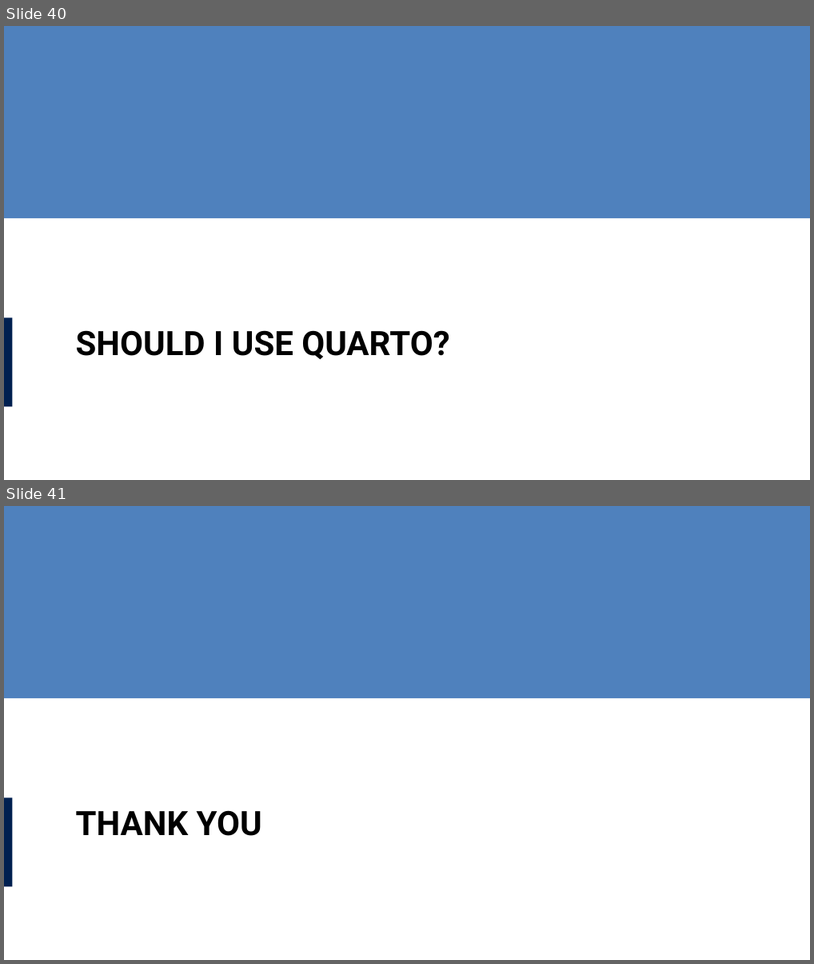
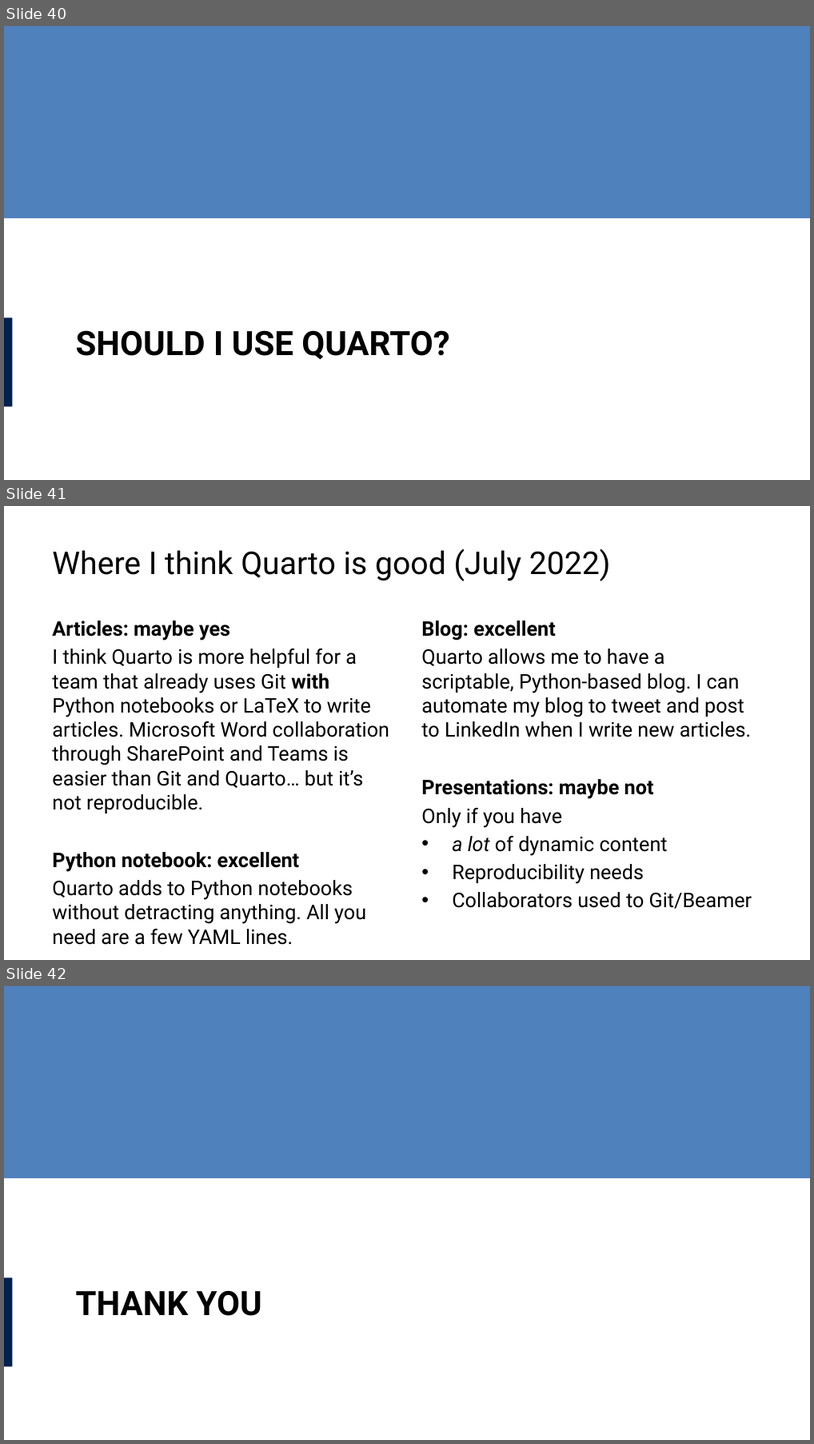
Before and after one commit to lucas-a-meyer/using-quarto, a slide deck: docs/presentation.pptx. Shown one above the other, each under a label of ours: slides 40 and 41 before the commit, slides 40, 41 and 42 after it. The pictures are 814x964 and 814x1444 pixels, drawn with LibreOffice and Linux fonts; fonts in the diff are those of the drawing. Boxes give left, top, right and bottom in pixels: in the first picture for what was removed or moved away, otherwise in the second. Text is boxed around its words. In the diff, an @@ line names an element or a change of style, - is before the commit and + after.

```diff
--- a/docs/presentation.pptx
+++ b/docs/presentation.pptx
@@ slide 41 added at (x1=4, y1=506, x2=810, y2=960), background #FFFFFF @@
@@ title added at (x1=52, y1=548, x2=611, y2=581), 28 pt, text #000000 @@
+Where I think Quarto is good (July 2022)
@@ text added at (x1=52, y1=620, x2=390, y2=924), 18 pt, text #000000 @@
+Articles: maybe yes
+I think Quarto is more helpful for a team that already uses Git with Python notebooks or LaTeX to write articles. Microsoft Word collaboration through SharePoint and Teams is easier than Git and Quarto… but it’s not reproducible.
+Python notebook: excellent
+Quarto adds to Python notebooks without detracting anything. All you need are a few YAML lines.
@@ text added at (x1=422, y1=620, x2=753, y2=908), 18 pt, text #000000 @@
+Blog: excellent
+Quarto allows me to have a scriptable, Python-based blog. I can automate my blog to tweet and post to LinkedIn when I write new articles.
+Presentations: maybe not
+Only if you have
+• a lot of dynamic content
+• Reproducibility needs
+• Collaborators used to Git/Beamer
@@ what was slide 41 is now slide 42 @@
```
Also in this commit, not shown: 1 slide changed, 8 other files.
